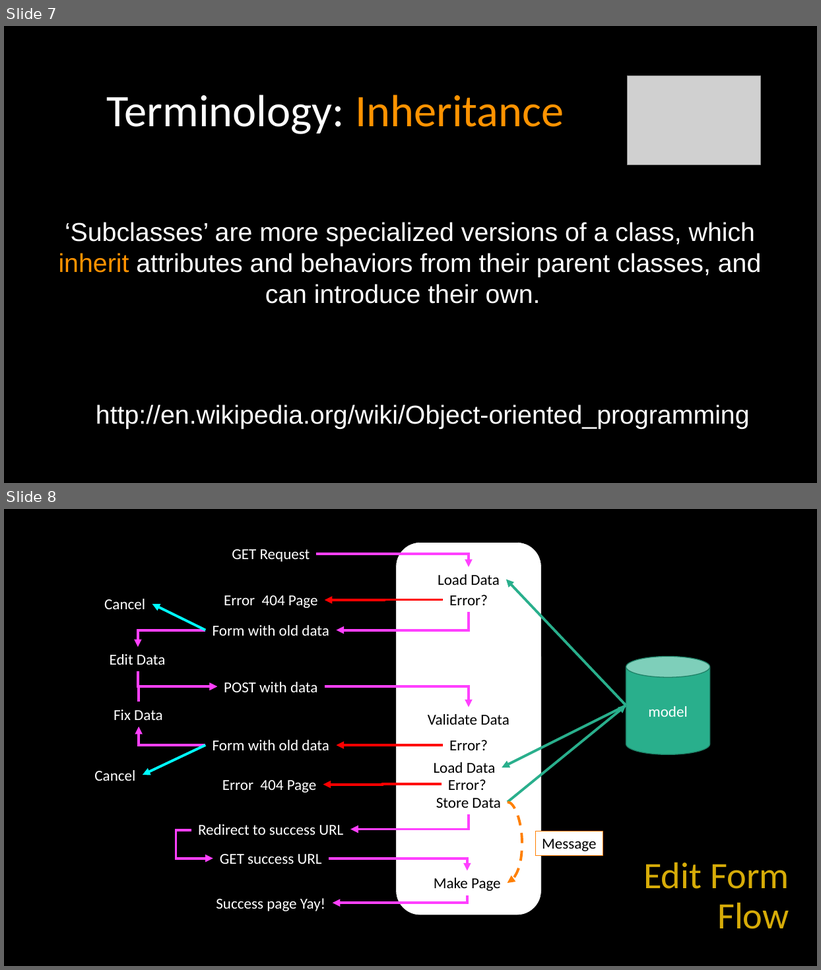
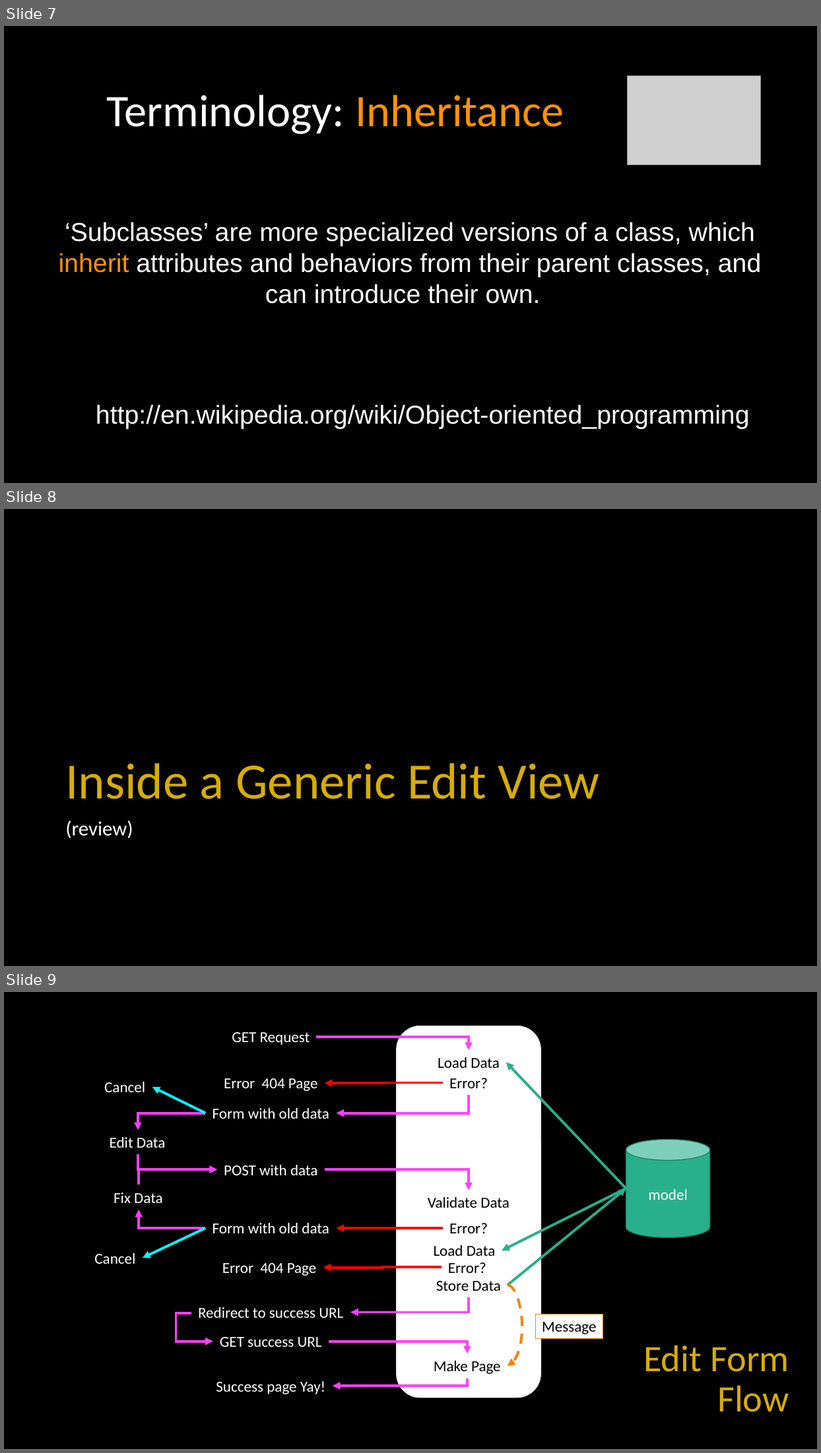
Before and after one commit to csev/dj4e, a slide deck: lectures/DJ-12-Owned-Rows.pptx. Shown one above the other, each under a label of ours: slides 7 and 8 before the commit, slides 7, 8 and 9 after it. The pictures are 821x970 and 821x1453 pixels, drawn with LibreOffice and Linux fonts; fonts in the diff are those of the drawing; grey boxes stand for pictures. Boxes give left, top, right and bottom in pixels: in the first picture for what was removed or moved away, otherwise in the second. Text is boxed around its words. In the diff, an @@ line names an element or a change of style, - is before the commit and + after.

```diff
--- a/lectures/DJ-12-Owned-Rows.pptx
+++ b/lectures/DJ-12-Owned-Rows.pptx
@@ slide 8 added at (4, 509, 817, 966), background #000000 @@
@@ title added at (65, 763, 600, 799), 60 pt, text #D7AC08 @@
+Inside a Generic Edit View
@@ text added at (65, 821, 133, 838), 24 pt, text #FFFFFF @@
+(review)
@@ what was slide 8 is now slide 9 @@
```
Also in this commit, not shown: 4 slides changed, 1 other slide added, 1 slide removed, 1 other file.
